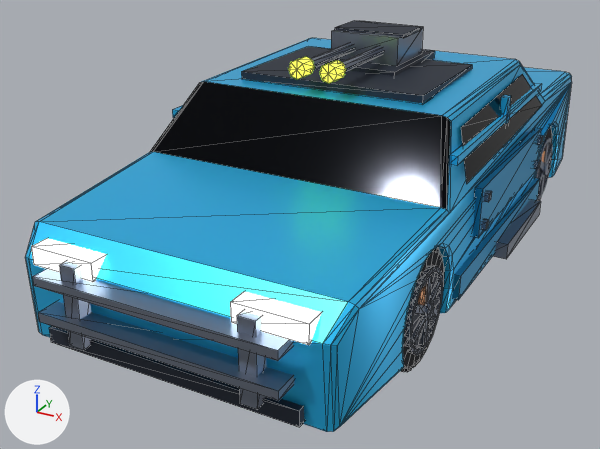
Renders of the glTF model public/assets/models/cars/rhino_x4.glb from each side of a commit.
Camera for both pictures: a 50 mm camera at (2.38, -5.22, 2.66) aimed at (-0.24, -0.45, 0.27). Arrows for +X, +Y and +Z are at lower left; the lights stay in place. The first picture is the older version. Mesh edges are drawn as thin lines on the coarser meshes. Where no turn or scale is listed for an object, it has been applied to the vertices.

The first picture shows 'chassis', 'gun', 'wheel_FL', 'wheel_RL'.
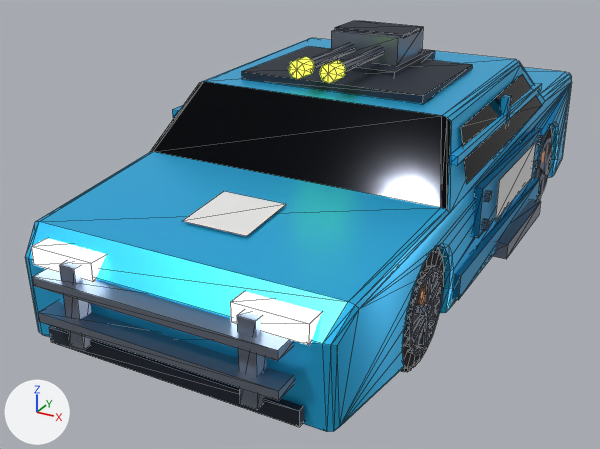
Edits to the bpy script that builds the scene:
```text
Add mat_decal_cm_mark_light:
    mat_decal_cm_mark_light = principled_material('Decal_cm_mark_light')
    mat_decal_cm_mark_light.base_color = (0.8, 0.8, 0.8)  # white #e7e7e7
    mat_decal_cm_mark_light.roughness = 0.85
Add mat_decal_cm_patch:
    mat_decal_cm_patch = principled_material('Decal_cm_patch')
    mat_decal_cm_patch.base_color = (0.8, 0.8, 0.8)  # white #e7e7e7
    mat_decal_cm_patch.roughness = 0.85
Add me_mesh_1_1:
    me_mesh_1_1.from_pydata([(1.11, -0.3, 0.81), (1.11, -0.3, 0.53), (1.11, 0.6, 0.81), (1.11, 0.6, 0.53), (-1.11, 0.6, 0.81), (-1.11, 0.6, 0.53), (-1.11, -0.3, 0.81), (-1.11, -0.3, 0.53), (0.21, -1.86, 0.84), (0.21, -1.44, 0.87), (-0.21, -1.86, 0.84), (-0.21, -1.44, 0.87)], [], [(0, 1, 2), (1, 3, 2), (4, 5, 6), (5, 7, 6), (8, 9, 10), (9, 11, 10)])
    for i in [4, 5]: me_mesh_1_1.polygons[i].material_index = 1
    me_mesh_1_1.materials.append(mat_decal_cm_patch)  # its picture is missing
    me_mesh_1_1.materials.append(mat_decal_cm_mark_light)  # its picture is missing
Add ob_decals:
    ob_decals = bpy.data.objects.new('decals', me_mesh_1_1)
    ob_decals.location = (0.0, 0.0, 0.0)
```

Changed parts and their boxes (x1, y1, x2, y2) in the pictures (600 x 449 px):
'decals', added: after (183, 142, 536, 236)
    faces in mat_decal_cm_mark_light (its picture is missing): (183, 191, 286, 236)
    faces in mat_decal_cm_patch (its picture is missing): (495, 142, 536, 221)
